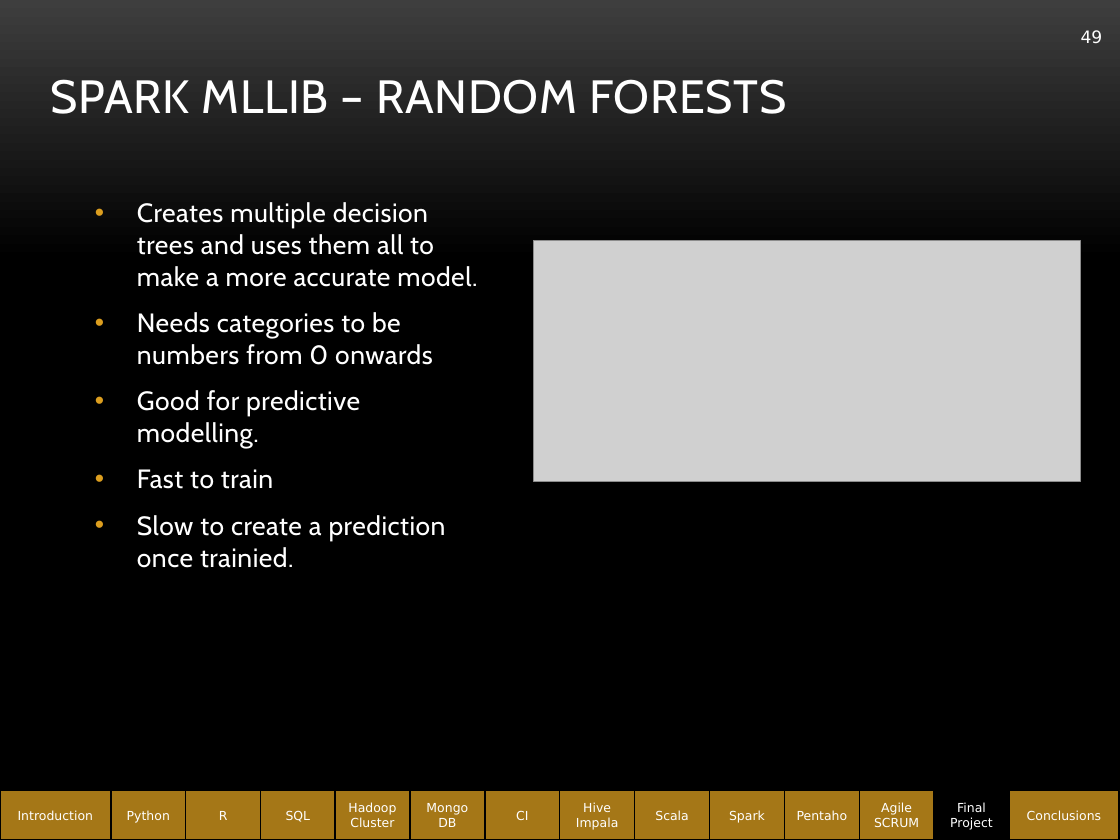
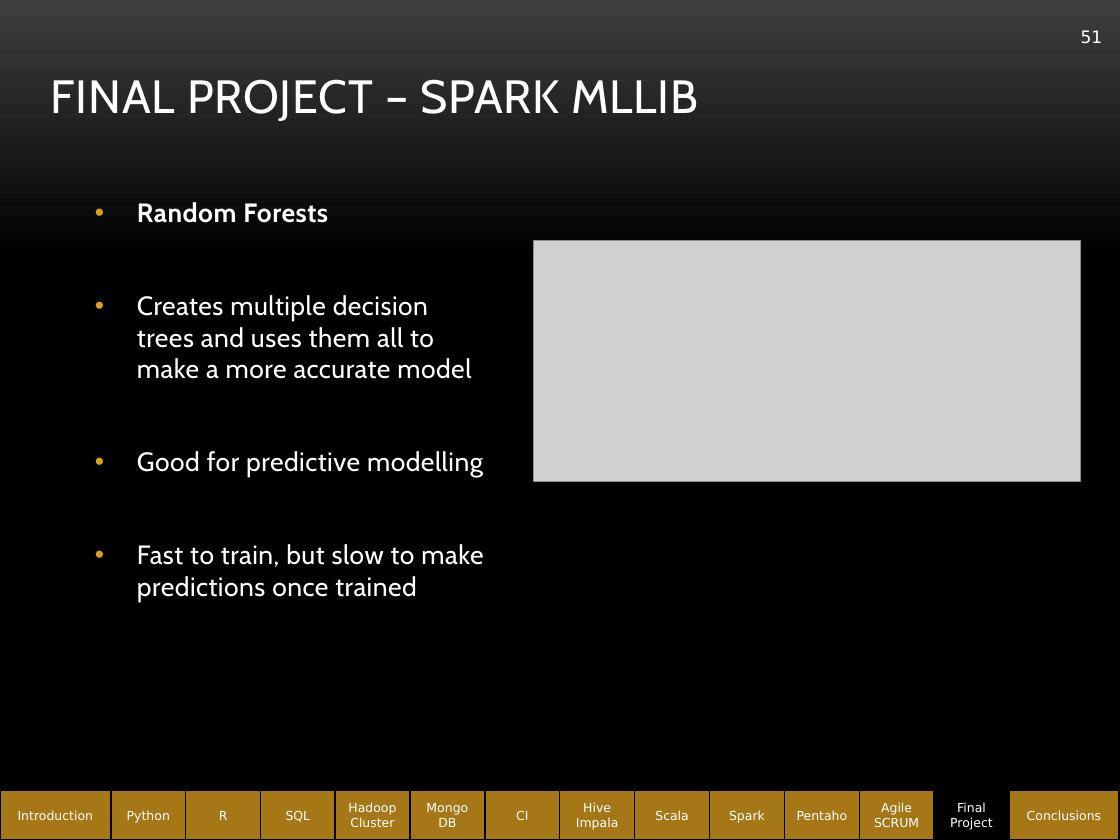
Before and after one commit to abe1ge/teletubbiesQAC, a slide deck: slide 51 of FinalPresentation.pptx (slide 49 before the commit). Drawn at 1120x840 pixels with LibreOffice and Linux fonts; fonts in the diff are those of the drawing; grey boxes stand for pictures; background and template pictures are left out. Boxes give left, top, right and bottom in pixels: in the first picture for what was removed or moved away, otherwise in the second. Text is boxed around its words. In the diff, an @@ line names an element or a change of style, - is before the commit and + after.

```diff
--- a/FinalPresentation.pptx
+++ b/FinalPresentation.pptx
@@ page number at box(1081, 30, 1103, 43): text changed @@
-49
+51
@@ title at box(51, 79, 698, 121): text changed @@
-SPARK MLLIB – RANDOM FORESTS
+FINAL PROJECT – SPARK MLLIB
@@ text at box(137, 202, 483, 602): text changed @@
-• Creates multiple decision trees and uses them all to make a more accurate model.
-• Needs categories to be numbers from 0 onwards
-• Good for predictive modelling.
-• Fast to train
-• Slow to create a prediction once trainied.
+• Random Forests
+• Creates multiple decision trees and uses them all to make a more accurate model
+• Good for predictive modelling
+• Fast to train, but slow to make predictions once trained
```
Also in this commit, not shown: 14 other slides changed, 4 slides added.
